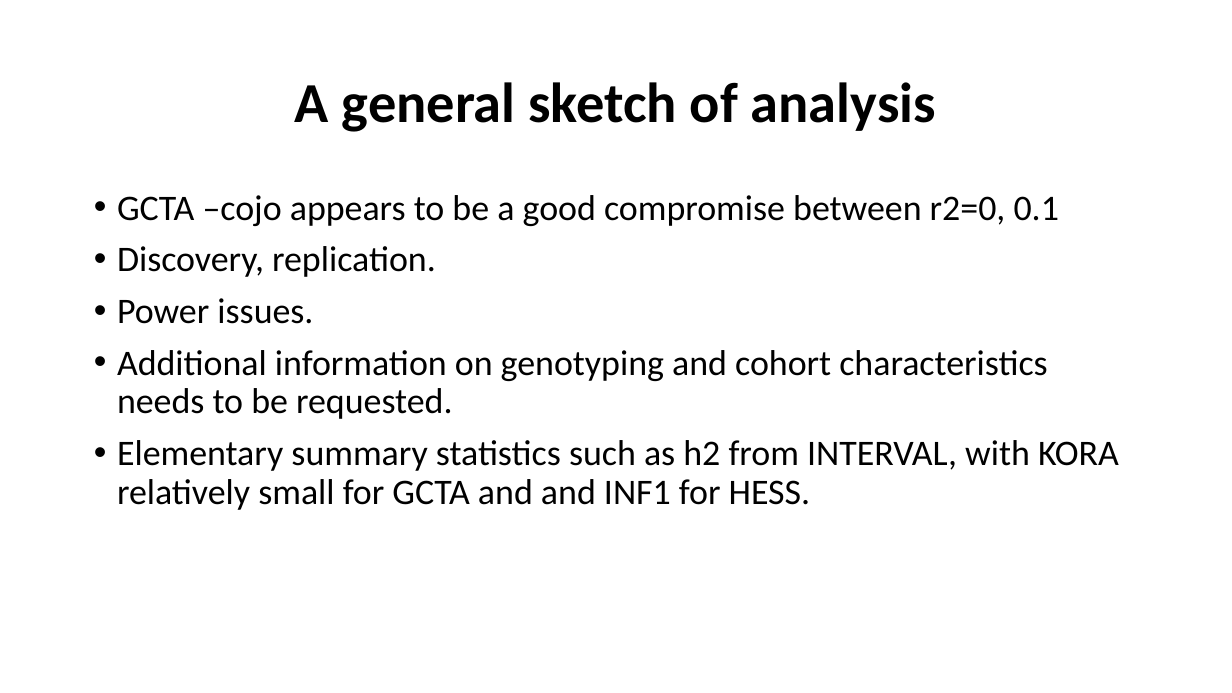
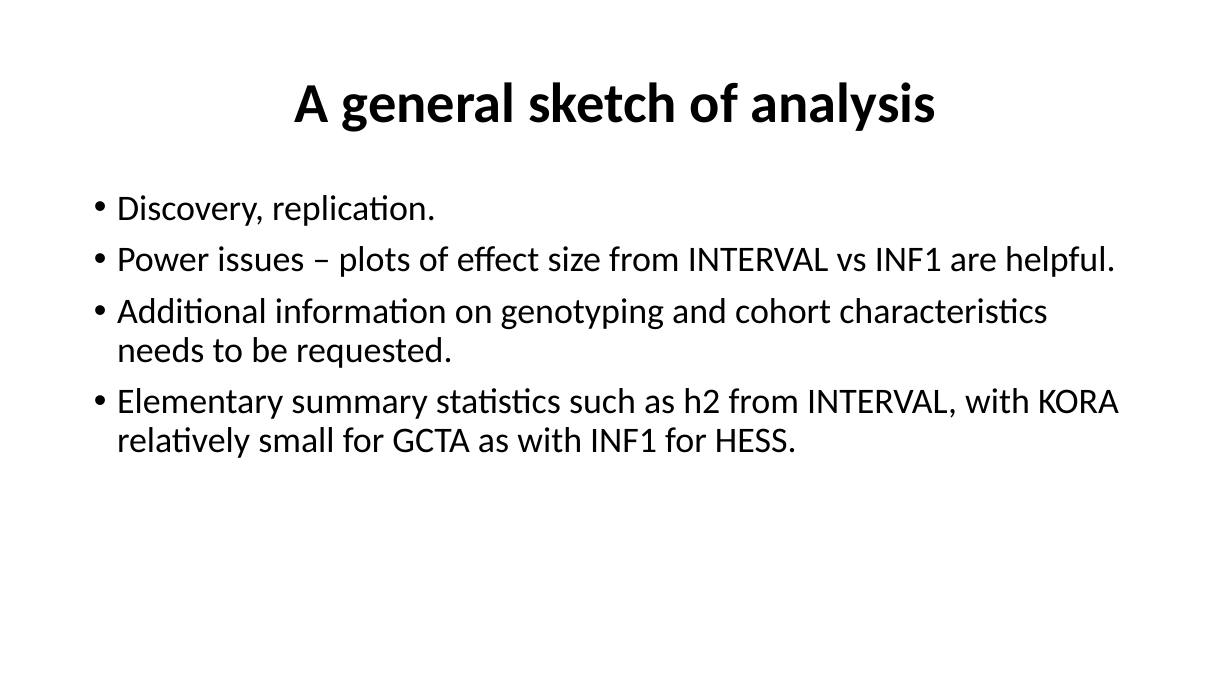
Before and after one commit to jinghuazhao/INF, a slide deck: slide 10 of doc/SCALLOP_INF1-120419.pptx. Drawn at 1232x693 pixels with LibreOffice and Linux fonts; fonts in the diff are those of the drawing. Boxes give left, top, right and bottom in pixels: in the first picture for what was removed or moved away, otherwise in the second. Text is boxed around its words. In the diff, an @@ line names an element or a change of style, - is before the commit and + after.

```diff
--- a/doc/SCALLOP_INF1-120419.pptx
+++ b/doc/SCALLOP_INF1-120419.pptx
@@ text at <box>117,195,1059,226</box>: paragraph removed @@
-• GCTA –cojo appears to be a good compromise between r2=0, 0.1
@@ text at <box>117,246,1116,277</box>: text changed @@
-• Power issues.
+• Power issues – plots of effect size from INTERVAL vs INF1 are helpful.
@@ text at <box>117,388,1119,458</box>: text changed @@
-• Elementary summary statistics such as h2 from INTERVAL, with KORA relatively small for GCTA and and INF1 for HESS.
+• Elementary summary statistics such as h2 from INTERVAL, with KORA relatively small for GCTA as with INF1 for HESS.
```
Also in this commit, not shown: 6 other slides changed.
